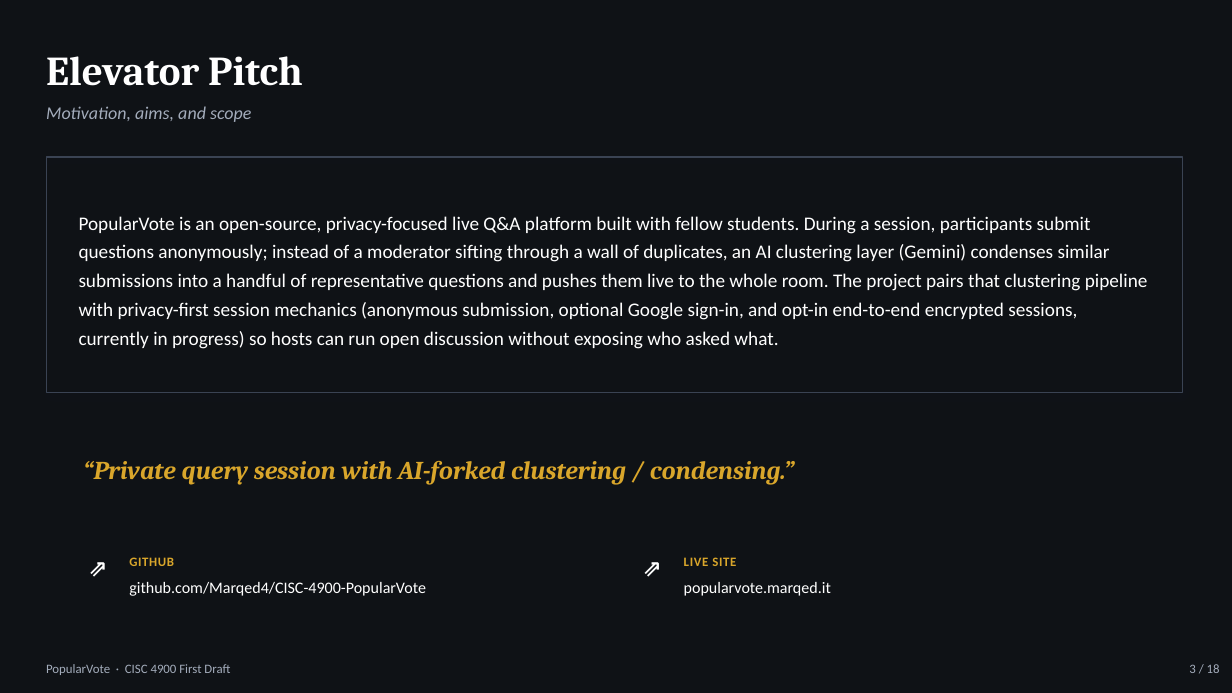
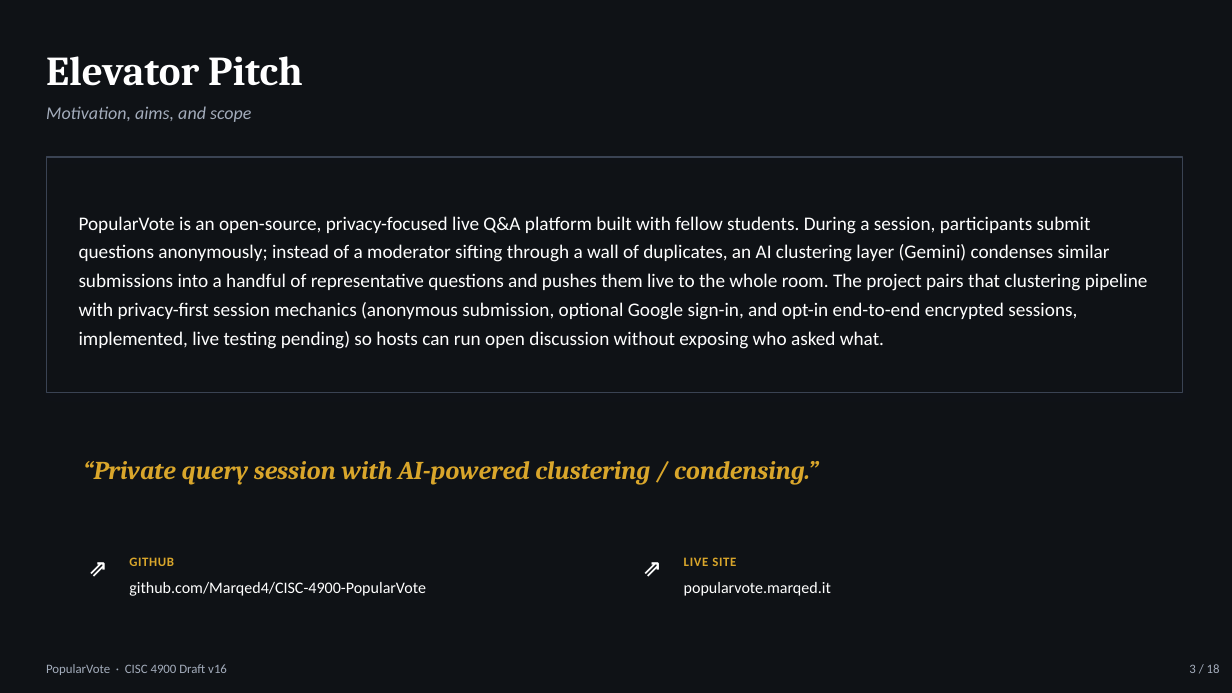
Before and after one commit to Marqed4/marqed4.github.io, a slide deck: slide 3 of public/documents/popularvote-sixteenth-draft-dark.pptx. Drawn at 1232x693 pixels with LibreOffice and Linux fonts; fonts in the diff are those of the drawing. Boxes give left, top, right and bottom in pixels: in the first picture for what was removed or moved away, otherwise in the second. Text is boxed around its words. In the diff, an @@ line names an element or a change of style, - is before the commit and + after.

```diff
--- a/public/documents/popularvote-sixteenth-draft-dark.pptx
+++ b/public/documents/popularvote-sixteenth-draft-dark.pptx
@@ text at (79,216,1148,349): text changed @@
-PopularVote is an open-source, privacy-focused live Q&A platform built with fellow students. During a session, participants submit questions anonymously; instead of a moderator sifting through a wall of duplicates, an AI clustering layer (Gemini) condenses similar submissions into a handful of representative questions and pushes them live to the whole room. The project pairs that clustering pipeline with privacy-first session mechanics (anonymous submission, optional Google sign-in, and opt-in end-to-end encrypted sessions, currently in progress) so hosts can run open discussion without exposing who asked what.
+PopularVote is an open-source, privacy-focused live Q&A platform built with fellow students. During a session, participants submit questions anonymously; instead of a moderator sifting through a wall of duplicates, an AI clustering layer (Gemini) condenses similar submissions into a handful of representative questions and pushes them live to the whole room. The project pairs that clustering pipeline with privacy-first session mechanics (anonymous submission, optional Google sign-in, and opt-in end-to-end encrypted sessions, implemented, live testing pending) so hosts can run open discussion without exposing who asked what.
@@ text at (83,461,818,484): text changed @@
-“Private query session with AI-forked clustering / condensing.”
+“Private query session with AI-powered clustering / condensing.”
@@ text at (46,664,227,675): text changed @@
-PopularVote · CISC 4900 First Draft
+PopularVote · CISC 4900 Draft v16
```
Also in this commit, not shown: 17 other slides changed.
